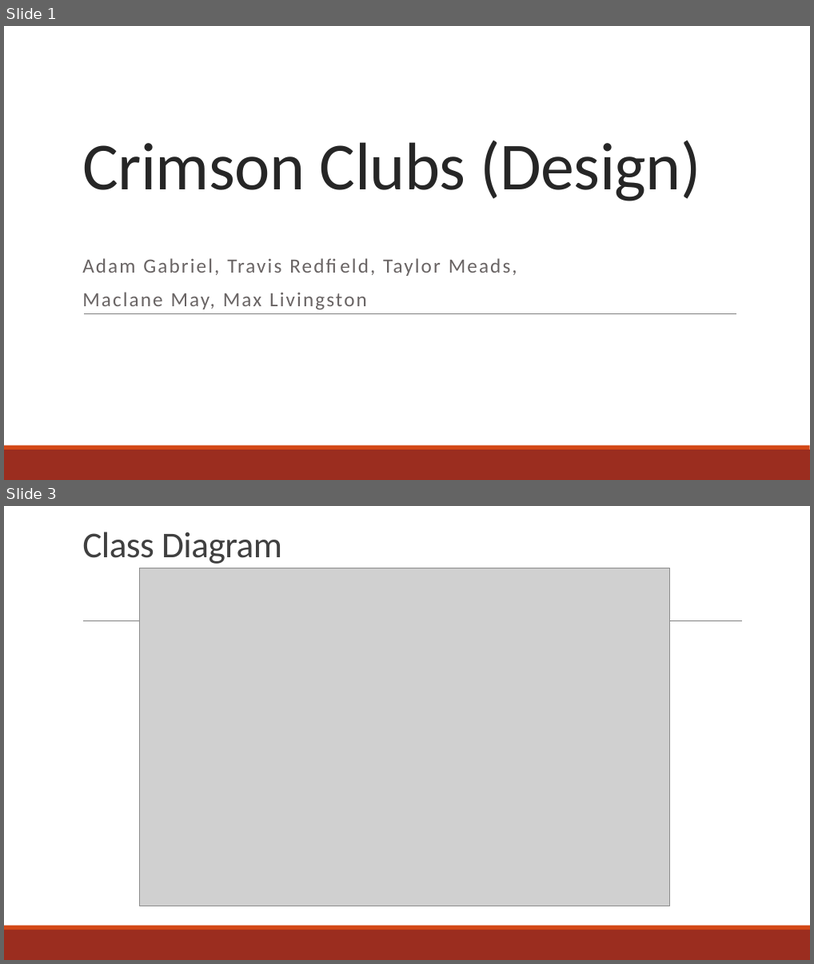
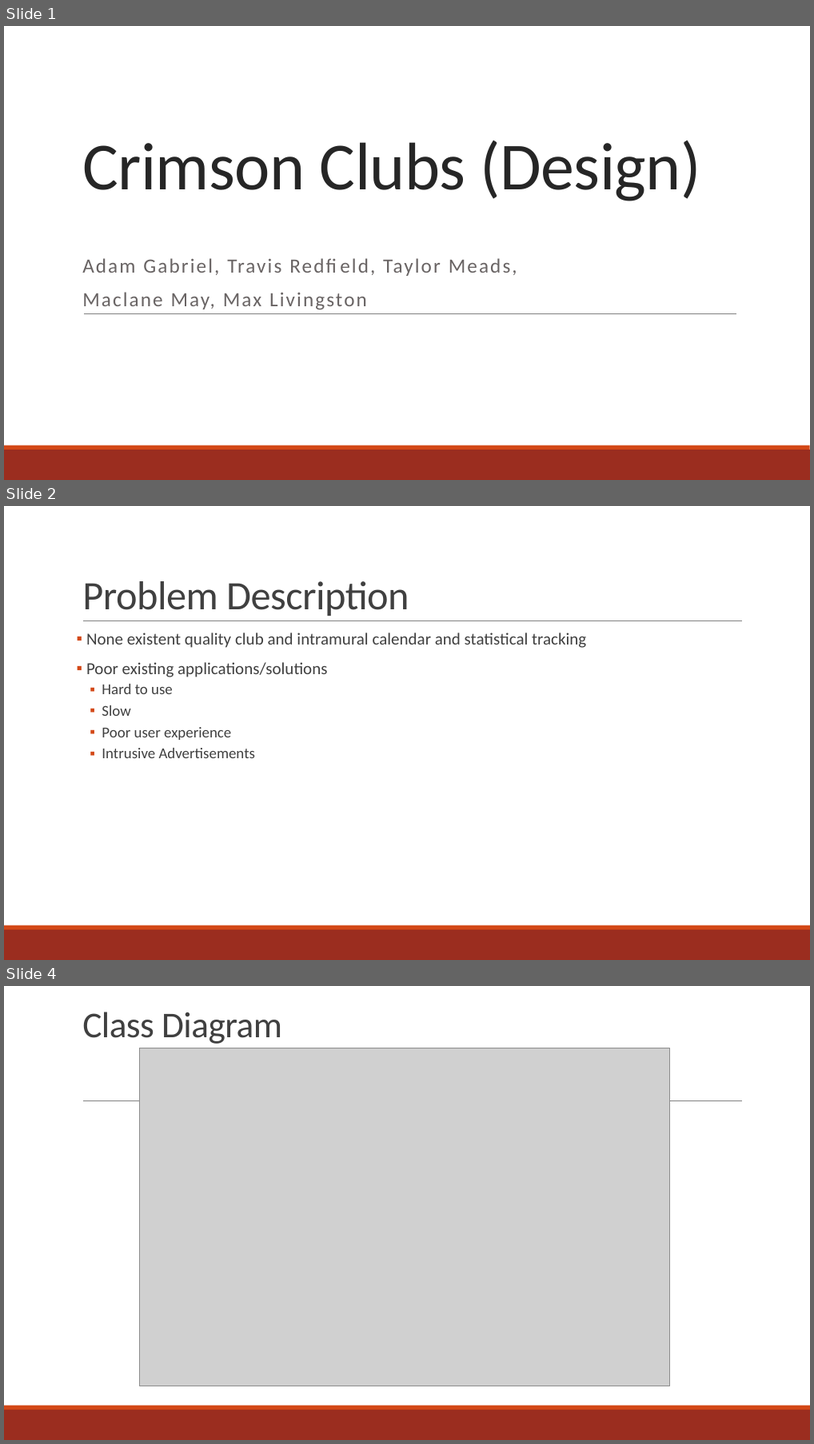
Before and after one commit to amgabriel45/CS495ClubStuff, a slide deck: Crimson Clubs (Design).pptx. Shown one above the other, each under a label of ours: slides 1 and 3 before the commit, slides 1, 2 and 4 after it; the slides between them are not shown. The pictures are 814x964 and 814x1444 pixels, drawn with LibreOffice and Linux fonts; fonts in the diff are those of the drawing; grey boxes stand for pictures. Boxes give left, top, right and bottom in pixels: in the first picture for what was removed or moved away, otherwise in the second. Text is boxed around its words. In the diff, an @@ line names an element or a change of style, - is before the commit and + after.

Commit message:
Added Problem description and scope of system

```diff
--- a/Crimson Clubs (Design).pptx
+++ b/Crimson Clubs (Design).pptx
@@ slide 2 added at [4,506,810,960], background #FFFFFF; not listed: 3 template elements that a slide beside it also shows @@
@@ title added at [82,581,410,616], 48 pt, text #404040 @@
+Problem Description
@@ text added at [86,632,586,758], 20 pt, text #404040 @@
+▪ None existent quality club and intramural calendar and statistical tracking
+▪ Poor existing applications/solutions
+  ▪ Hard to use
+  ▪ Slow
+  ▪ Poor user experience
+  ▪ Intrusive Advertisements
@@ what was slide 3 is now slide 4 @@
```
Also in this commit, not shown: 1 slide changed.
